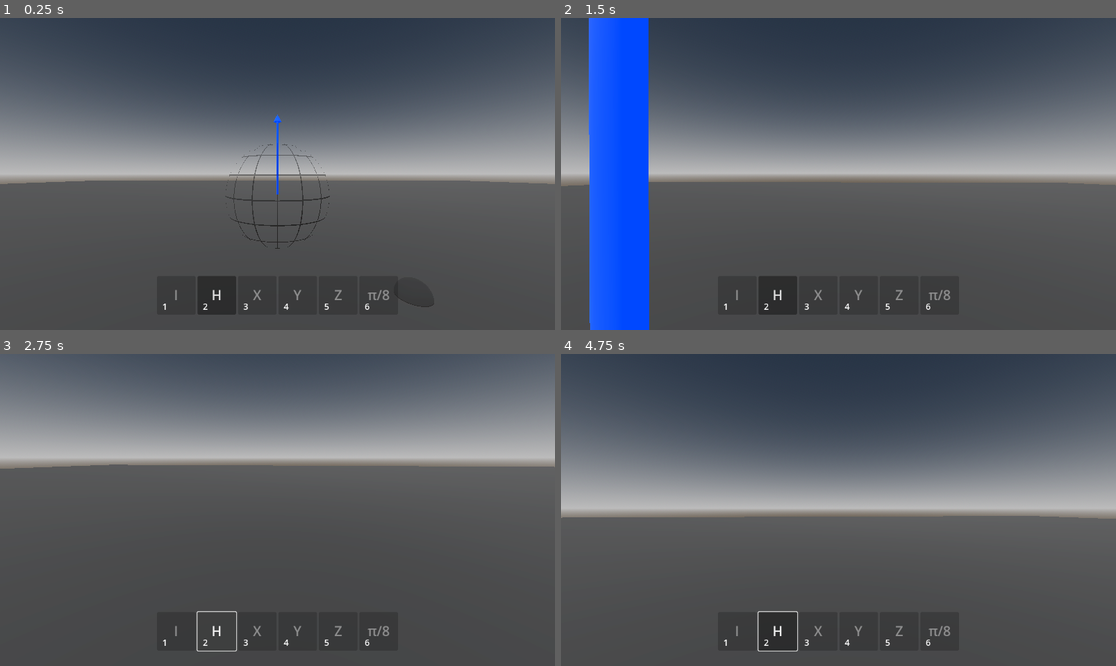
Above: before the commit, frames 1-4 (two rows, left to right).
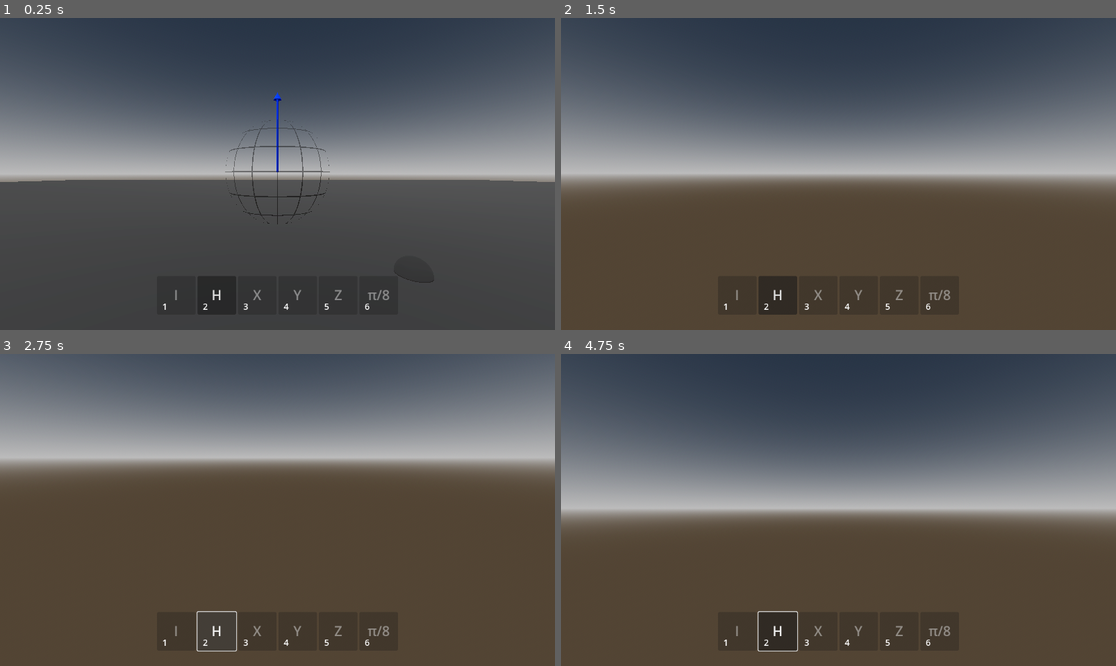
Above: after the commit, the same moments.

Repository: tdejong00/qugame
Game: Godot game, scene res://scenes/levels/main.tscn
The game is run twice, just before and just after one commit, with the same random seed, the same clock (stepped at 60 frames per second) and the same inputs.
Inputs (mouse positions are in pixels of both pictures, inside the frame that each line leads up to):
- Up to frame 1 (0.25 s): no input
- Up to frame 2 (1.5 s): tap Enter at 0.5 s; move the mouse to (866, 174) at 0.52 s; hold W (move_up) from 0.53 s (still down); tap F (interact) at 0.6 s; tap Space (jump) at 0.77 s; move the mouse to (810, 174) at 1.27 s; tap Shift (sprint) at 1.35 s
- Up to frame 3 (2.75 s): tap Space (jump) at 1.52 s; release W (move_up) at 2 s; click "H" at 2 s
- Up to frame 4 (4.75 s): tap Space (jump) at 2.75, 3.77, 4.52 s; move the mouse to (849, 503) at 2.77 s; hold W (move_up) from 2.78 s (still down); tap F (interact) at 2.85, 4.35 s; move the mouse to (832, 516) at 3.52 s; tap Shift (sprint) at 3.6 s; tap Enter at 4.25 s; move the mouse to (877, 513) at 4.27 s

The runs differ from the first frame. In frame 1, 1.2% of the frame differs, in the area x 0-100%, y 23-93%; in frame 2, 38%, in the area x 0-100%, y 0-100%; in frame 3, 30%; in frame 4, 31%.

Commit message:
Add assets

Diff:
--- a/assets/materials/blue.tres
+++ b/assets/materials/blue.tres
@@ -2,5 +2,8 @@
 
 [resource]
 albedo_color = Color(0, 0.219608, 1, 1)
+metallic = 0.1
+metallic_specular = 0.3
 emission_enabled = true
 emission = Color(0, 0.22, 1, 1)
+emission_energy_multiplier = 0.25
--- a/assets/materials/grey.tres
+++ b/assets/materials/grey.tres
@@ -2,3 +2,8 @@
 
 [resource]
 albedo_color = Color(0.2, 0.2, 0.2, 1)
+metallic = 0.1
+metallic_specular = 0.3
+emission_enabled = true
+emission = Color(0.2, 0.2, 0.2, 1)
+emission_energy_multiplier = 0.2
--- a/project.godot
+++ b/project.godot
@@ -77,6 +77,6 @@
 
 [layer_names]
 
-3d_physics/layer_1="player"
+3d_physics/layer_1="world"
 3d_physics/layer_2="objects"
-3d_physics/layer_3="world"
+3d_physics/layer_3="player"
--- a/scenes/entities/player/player.tscn
+++ b/scenes/entities/player/player.tscn
@@ -7,7 +7,8 @@
 
 [node name="Player" type="CharacterBody3D" groups=["player"]]
 transform = Transform3D(1.2, 0, 0, 0, 1.2, 0, 0, 0, 1.2, 0, 0, 0)
-collision_mask = 6
+collision_layer = 4
+collision_mask = 3
 script = ExtResource("1_6uw3q")
 
 [node name="CollisionShape3D" type="CollisionShape3D" parent="."]
Not shown, added: addons/kaykit_prototype_bits/Assets/LICENSE.txt
Binary file added: addons/kaykit_prototype_bits/Assets/gltf/Barrel_A.bin
Not shown, added: addons/kaykit_prototype_bits/Assets/gltf/Barrel_A.gltf
Not shown, added: addons/kaykit_prototype_bits/Assets/gltf/Barrel_A.gltf.import
Binary file added: addons/kaykit_prototype_bits/Assets/gltf/Barrel_B.bin
Not shown, added: addons/kaykit_prototype_bits/Assets/gltf/Barrel_B.gltf
Not shown, added: addons/kaykit_prototype_bits/Assets/gltf/Barrel_B.gltf.import
Binary file added: addons/kaykit_prototype_bits/Assets/gltf/Barrel_C.bin
Not shown, added: addons/kaykit_prototype_bits/Assets/gltf/Barrel_C.gltf
Not shown, added: addons/kaykit_prototype_bits/Assets/gltf/Barrel_C.gltf.import
Binary file added: addons/kaykit_prototype_bits/Assets/gltf/Box_A.bin
Not shown, added: addons/kaykit_prototype_bits/Assets/gltf/Box_A.gltf
(and 839 more such lines)
